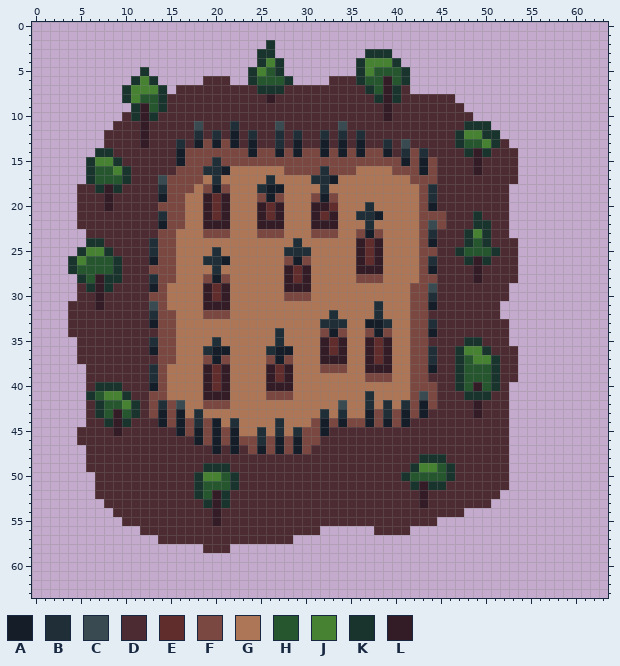
Pixel-art file: img/l_graveyard.aseprite. The picture above was drawn from the file before the commit.
64x64 pixels, 1 frame.
Palette (. is transparent): A #151d28  B #202e37  C #394a50  D #4d2b32  E #602c2c  F #7a4841  G #ad7757  H #25562e  J #468232  K #19332d  L #341c27
Pixels before (only the part around the change), first column x 0:
 0 ................................................................
 1 ................................................................
 2 ..........................K.....................................
 3 .........................KK..........KKK........................
 4 .........................KJK........KJJJK.......................
 5 ............K...........KJHK........KJHHHK......................
 6 ...........KJK.....DDD..KHHHK....DDDKHHLHK......................
 7 ..........KJJJK.DDDDDDDDDKKKDDDDDDDDDKHLKD......................
 8 ..........KJHHKDDDDDDDDDDDLDDDDDDDDDDDKLKDDDDDD.................
 9 ...........KLHKDDDDDDDDDDDDDDDDDDDDDDDDLDDDDDDDD................
10 ..........DKLKDDDDDDDDDDDDDDDDDDDDDDDDDLDDDDDDDDD...............
11 .........DDDLDDDDDCDDDBDDDDCDDDDDDCDDDDDDDDDDDDDKKK.............
12 ........DDDDLDDDDDBDBDADBDDBDBDDBDBDBDDDDDDDDDDKJJKK............
13 ........DDDDLDDDBDAFAFADADDBDADDADADADDBDCDDDDDKHHJKD...........
14 .......KKDDDDDDDAFFFFFFFAFFAFAFFAFAFAFFADBFBDDDDKLKDDD..........
15 ......KJJKDDDDDDAFFFBFFFFFFFFFFFFFFFFFFFFAFAFDDDDLDDDD..........
16 ......KHHJKDDDDDFFFBBAGGGGGGFFFFBFFFGGGGFFFAFDDDDLDDDD..........
17 ......KHHHKDDDCFFFFGBGGGGGBGGGGBBAGGGGGGGGFFFDDDDDDDDD..........
18 .....DDKLKDDDDBFFFGFAFGGGBAAGGGGBGGGGGGGGGGFBDDDDDDDD...........
19 .....DDDLDDDDDAFFGGLELGGGFAFGGGFAFGGGGGGGGGFBDDDDDDDD...........
20 .....DDDLDDDDDFFFGGLELGGGLELGGGLLEGGGBGGGGGFADDDDDDDD...........
21 .....DDDDDDDDDBFFGGLELGGGLELGGGLELGGBBAGGGGFFFDDDKDDD...........
22 .....DDDDDDDDDAFFGGLLLGGGLLLGGGLLLGGGBGGGGGFCFDDDKKDD...........
23 ......DDDDDDDDFFGGGFFFGGGFFFGGGFFFGGFAFGGGGFBDDDKJKDD...........
24 ......KKDDDDDBFFGGGGGGGGGGGGGBGGGGGGLELGGGGFADDDKHKDDD..........
25 .....KJJKDDDDBFFGGGGBGGGGGGGBBBGGGGGLELGGGGFFDDKHHHKDD..........
26 ....KJHHHKDDDAFFGGGBBAGGGGGGFAFGGGGGLELGGGGFBDDDKLKDDD..........
27 ....KHHHHKDDDFFFGGGGBGGGGGGGLELGGGGGLLLGGGGFADDDDLDDDD..........
28 .....KHLKKDDDBFFGGGFAFGGGGGGLELGGGGGFFFGGGGFFDDDDLDDDD..........
29 .....DKLKDDDDAFGGGGLELGGGGGGLLLGGGGGGGGGGGFFCDDDDDDDD...........
30 .....DDLDDDDDFFGGGGLELGGGGGGFFFGGGGGGGGGGGFFBDDDDDDDD...........
31 ....DDDLDDDDDCFGGGGLLLGGGGGGGGGGGGGGGGBGGGFFADDDDDDD............
32 ....DDDDDDDDDBFFGGGFFFGGGGGGGGGGGBGGGGBGGGFFDDDDDDDD............
33 ....DDDDDDDDDAFFGGGGGGGGGGGGGGGGBBBGGAABGGFFBDDDDDDDD...........
34 ....DDDDDDDDDDFFGGGGGGGGGGGBGGGGFAFGGFAFGGFFADDDDDDDD...........
35 .....DDDDDDDDBFFGGGGBGGGGGGBGGGGLELGGLELGGFFDDDDKKDDD...........
36 .....DDDDDDDDAFFGGGBAAGGGGBAAGGGLELGGLELGGFFBDDKJJKDDD..........
37 .....DDDDDDDDDFFGGGFAFGGGGFAFGGGLLLGGLELGGFFBDDKHJJKDD..........
38 ......DDDDDDDBFGGGGLELGGGGLELGGGFFFGGLLLGGFFADDKHHHKDD..........
39 ......DDDDDDDBFGGGGLELGGGGLELGGGGGGGGFFFGGFFDDDKHHHKDD..........
40 ......DKKKDDDAFGGGGLELGGGGLLLGGGGGGGGGGGGGFFFDDKHLHKD...........
41 ......KHJJKDDFFGGGGLLLGGGGFFFGGGGGGGGBGGGGFCFDDDKKKDD...........
42 ......DKHHJKDFBFCGGFFFGGGGGGGGGGGGCGGBGBGBFAFDDDDLDDD...........
43 ......DKHLHKDFAFAGBGGGGGGGGGGGGGBGBGGAFBFAFADDDDDLDDD...........
44 ......DDKLKDDDAFAFBFAGBGGGGBGGGFAFAFFAFAFADDDDDDDDDDD...........
45 .....DDDDLDDDDDDAFAFAFAGGBGBGBFFADDDDDDDDDDDDDDDDDDDD...........
46 .....DDDDDDDDDDDDDAFAFAFFBFAFAFFDDDDDDDDDDDDDDDDDDDDD...........
47 ......DDDDDDDDDDDDDDADADFAFAFAFDDDDDDDDDDDDDDDDDDDDDD...........
48 ......DDDDDDDDDDDDDDDDDDDDDDDDDDDDDDDDDDDDDKKKDDDDDDD...........
49 ......DDDDDDDDDDDDDKKKDDDDDDDDDDDDDDDDDDDDKJJHKDDDDDD...........
50 .......DDDDDDDDDDDKJJHKDDDDDDDDDDDDDDDDDDKHHHHKDDDDDD...........
51 .......DDDDDDDDDDDKHHHKDDDDDDDDDDDDDDDDDDDKLKKDDDDDDD...........
52 .......DDDDDDDDDDDKHLKDDDDDDDDDDDDDDDDDDDDDLDDDDDDDD............
53 ........DDDDDDDDDDDKLKDDDDDDDDDDDDDDDDDDDDDLDDDDDDD.............
54 .........DDDDDDDDDDDLDDDDDDDDDDDDDDDDDDDDDDDDDDD................
55 ..........DDDDDDDDDDLDDDDDDDDDDDDDDDDDDDDDDDD...................
56 ............DDDDDDDDDDDDDDDDDDDD......DDDD......................
57 ..............DDDDDDDDDDDDDDD...................................
58 ...................DDD..........................................
59 ................................................................
60 ................................................................
61 ................................................................
62 ................................................................
63 ................................................................
And afterwards:
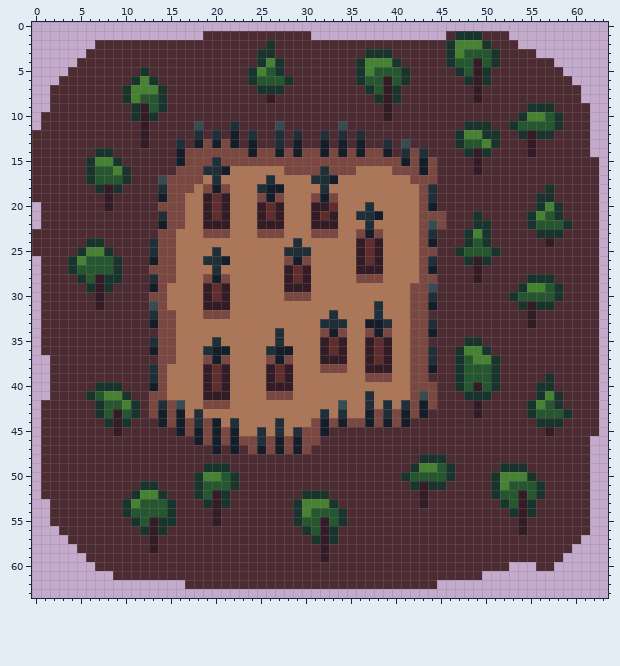
What changed:
Changed rows in their new state; - is an unchanged pixel.
first column x 0:
 1 -------------------DDDDDDDDDDDD---------------DKKKDDD----------
 2 -------DDDDDDDDDDDDDDDDDDD-DDDDDDDDDDDDDDDDDDDKJJJKDDD---------
 3 ------DDDDDDDDDDDDDDDDDDD--DDDDDDDDDD---DDDDDDKJHHHKDDDD-------
 4 -----DDDDDDDDDDDDDDDDDDDD---DDDDDDDD-----DDDDDKHHLHKDDDDDD-----
 5 ----DDDDDDDD-DDDDDDDDDDD----DDDDDDDD------DDDDDKHLKDDDDDDDD----
 6 ---DDDDDDDD---DDDDD---DD-----DDDD---------DDDDDDKLKDDDDDDDDD---
 7 --DDDDDDDD-----D--------------------------DDDDDDDLDDDDDDDDDDD--
 8 --DDDDDDDD-------------------------------------DDLDDDDDDDDDDD--
 9 --DDDDDDDDD-------------------------------------DDDDDDDKKKDDDD-
10 -DDDDDDDDD---------------------------------------DDDDDKJJHKDDD-
11 -DDDDDDDD------------------------------------------DDKHHHHKDDD-
12 DDDDDDDD--------------------------------------------DDKLKKDDDD-
13 DDDDDDDD---------------------------------------------DDLDDDDDD-
14 DDDDDDD-----------------------------------------------DLDDDDDD-
15 DDDDDD------------------------------------------------DDDDDDDDD
16 DDDDDD------------------------------------------------DDDDDDDDD
17 DDDDDD------------------------------------------------DDDDDDDDD
18 DDDDD------------------------------------------------DDDDKDDDDD
19 DDDDD------------------------------------------------DDDKKDDDDD
20 -DDDD------------------------------------------------DDDKJKDDDD
21 -DDDD------------------------------------------------DDKJHKDDDD
22 -DDDD------------------------------------------------DDKHHHKDDD
23 DDDDDD-----------------------------------------------DDDKKKDDDD
24 DDDDDD------------------------------------------------DDDLDDDDD
25 DDDDD-------------------------------------------------DDDDDDDDD
26 -DDD--------------------------------------------------DDDDDDDDD
27 -DDD--------------------------------------------------DDDDDDDDD
28 -DDDD-------------------------------------------------DKKKDDDDD
29 -DDDD------------------------------------------------DKJJHKDDDD
30 -DDDD------------------------------------------------KHHHHKDDDD
31 -DDD------------------------------------------------DDKLKKDDDDD
32 -DDD------------------------------------------------DDDLDDDDDDD
33 -DDD-------------------------------------------------DDLDDDDDDD
34 -DDD-------------------------------------------------DDDDDDDDDD
35 -DDDD------------------------------------------------DDDDDDDDDD
36 -DDDD-------------------------------------------------DDDDDDDDD
37 --DDD-------------------------------------------------DDDDDDDDD
38 --DDDD------------------------------------------------DDDDDDDDD
39 --DDDD------------------------------------------------DDDKDDDDD
40 --DDDD-----------------------------------------------DDDKKDDDDD
41 --DDDD-----------------------------------------------DDDKJKDDDD
42 -DDDDD-----------------------------------------------DDKJHKDDDD
43 -DDDDD-----------------------------------------------DDKHHHKDDD
44 -DDDDD-----------------------------------------------DDDKKKDDDD
45 -DDDD------------------------------------------------DDDDLDDDDD
46 -DDDD------------------------------------------------DDDDDDDDD-
47 -DDDDD-----------------------------------------------DDDDDDDDD-
48 -DDDDD-----------------------------------------------DDDDDDDDD-
49 -DDDDD----------------------------------------------KKKDDDDDDD-
50 -DDDDDD--------------------------------------------KJJJKDDDDDD-
51 -DDDDDD-----KK-------------------------------------KJHHHKDDDDD-
52 -DDDDDD----KJJK---------------KKK------------------KHHLHKDDDDD-
53 --DDDDDD--KJHHHK-------------KJJJK-----------------DKHLKDDDDDD-
54 --DDDDDDD-KHHHHK-------------KJHHHK-------------DDDDDKLKDDDDDD-
55 --DDDDDDDD-KHLKK-------------KHHLHK----------DDDDDDDDDLDDDDDDD-
56 ---DDDDDDDDDKLK---------------KHLKDDDD----DDDDDDDDDDDDLDDDDDDD-
57 ----DDDDDDDDDL---------------DDKLKDDDDDDDDDDDDDDDDDDDDDDDDDDD--
58 -----DDDDDDDDLDDDDD---DDDDDDDDDDLDDDDDDDDDDDDDDDDDDDDDDDDDDD---
59 ------DDDDDDDDDDDDDDDDDDDDDDDDDDLDDDDDDDDDDDDDDDDDDDDDDDDDD----
60 -------DDDDDDDDDDDDDDDDDDDDDDDDDDDDDDDDDDDDDDDDDDDDDD---DD-----
61 ---------DDDDDDDDDDDDDDDDDDDDDDDDDDDDDDDDDDDDDDDDD-------------
62 -----------------DDDDDDDDDDDDDDDDDDDDDDDDDDDD------------------
Changed places in both pictures, as pixel boxes (x1, y1, x2, y2):
changed: (32, 31, 599, 589)
